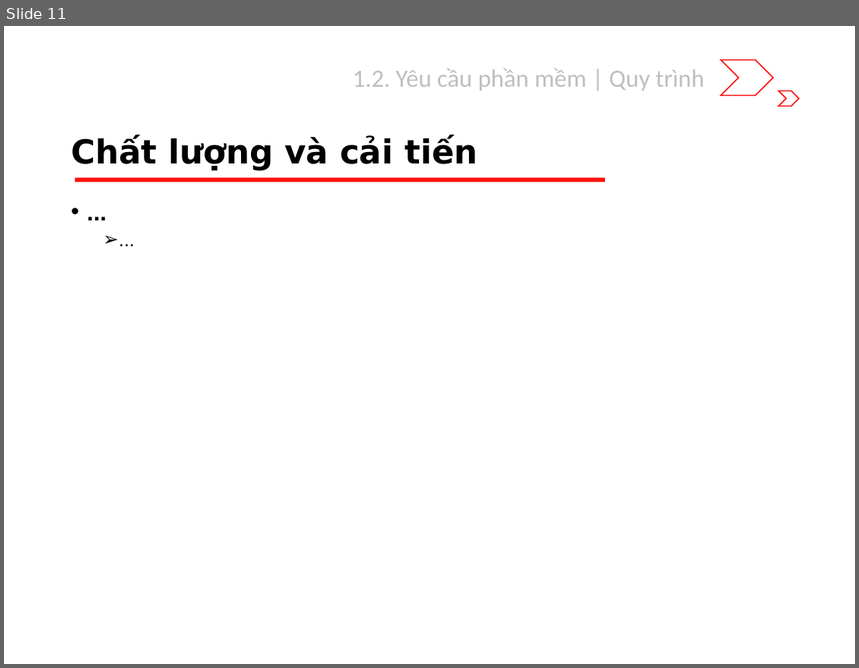
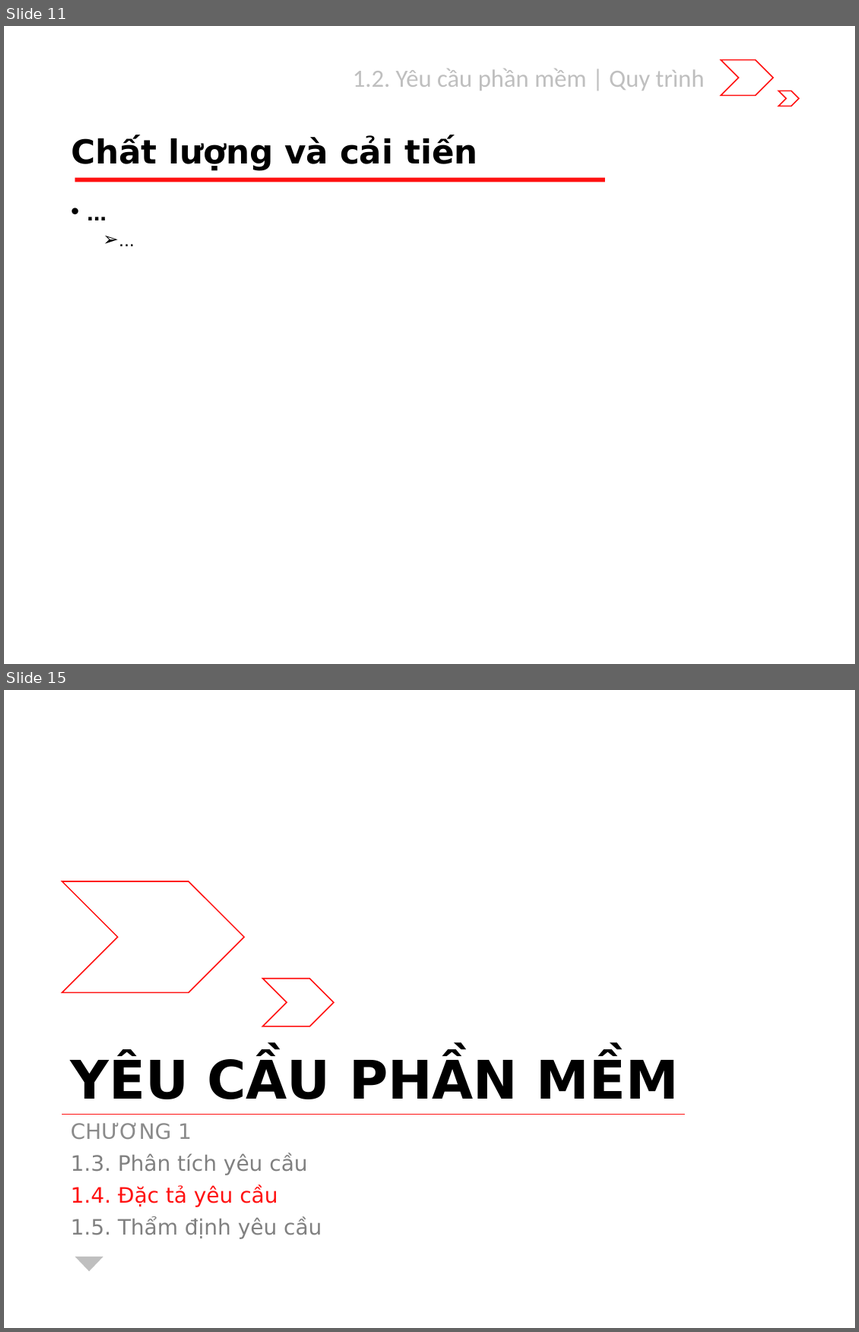
Before and after one commit to riverspart/uet-adv-sw-engineering, a slide deck: slide/dev/chapter_1/slide.pptx. Shown one above the other, each under a label of ours: slide 11 before the commit, slides 11 and 15 after it; the slides between them are not shown. The pictures are 859x668 and 859x1332 pixels, drawn with LibreOffice and Linux fonts; fonts in the diff are those of the drawing. Boxes give left, top, right and bottom in pixels: in the first picture for what was removed or moved away, otherwise in the second. Text is boxed around its words. In the diff, an @@ line names an element or a change of style, - is before the commit and + after.

```diff
--- a/slide/dev/chapter_1/slide.pptx
+++ b/slide/dev/chapter_1/slide.pptx
@@ slide 15 added at bbox=[4, 690, 855, 1328], background #FFFFFF @@
@@ chevron added at bbox=[62, 882, 244, 993], outline #FF1111 1 pt @@
@@ chevron added at bbox=[262, 979, 333, 1026], outline #FF1111 1 pt @@
@@ title added at bbox=[71, 1056, 679, 1100], 45 pt, text #000000, bold @@
+YÊU CẦU PHẦN MỀM
@@ line added from (62, 1115) to (685, 1115), #FF1111 0.5 pt @@
@@ text added at bbox=[71, 1123, 322, 1239], 18 pt, text #808080 @@
+CHƯƠNG 1
+1.3. Phân tích yêu cầu
+1.4. Đặc tả yêu cầu
+1.5. Thẩm định yêu cầu
@@ triangle added at bbox=[75, 1257, 103, 1271], fill #BFBFBF @@
```
Also in this commit, not shown: 3 slides changed, 7 other slides added.
